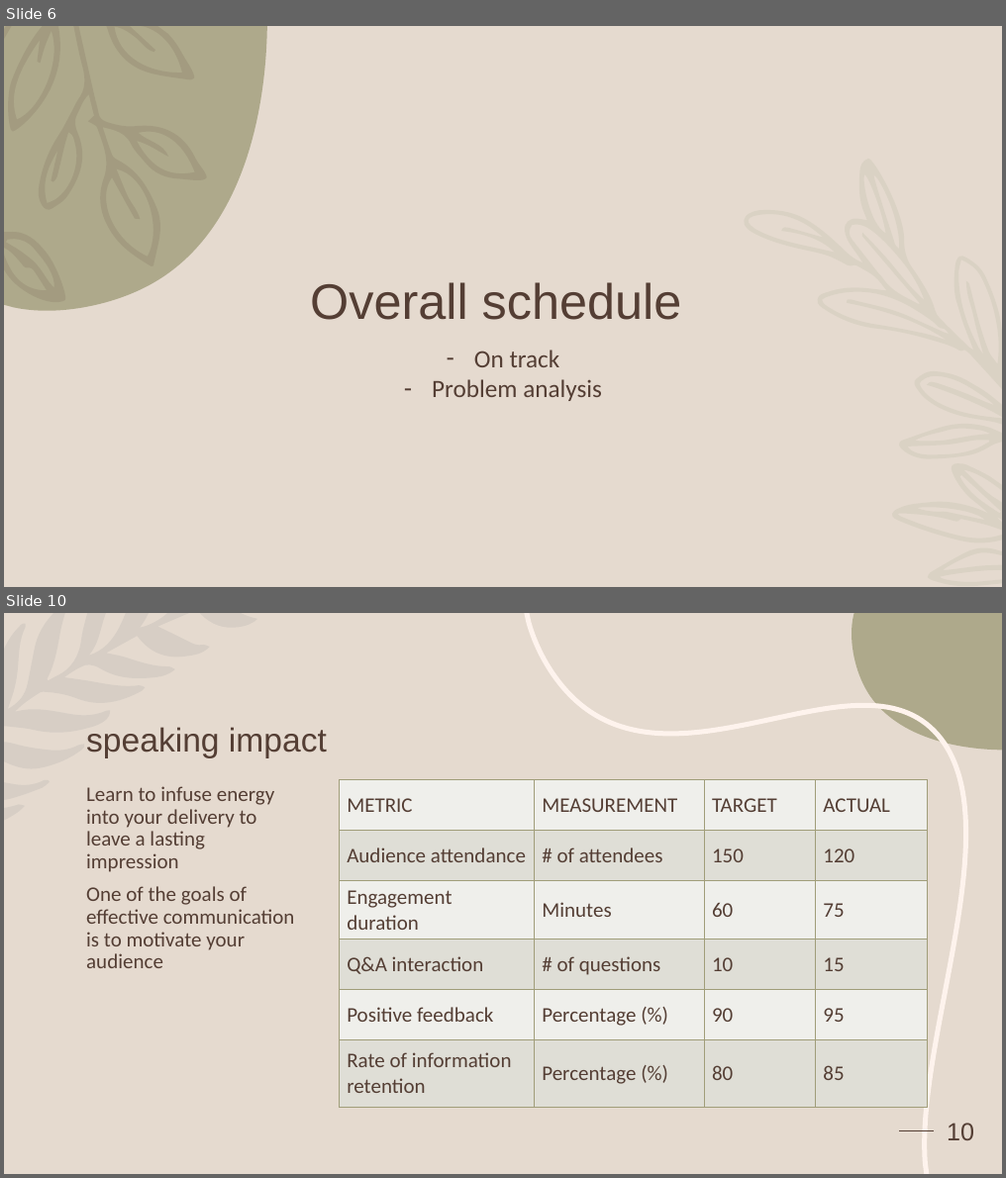
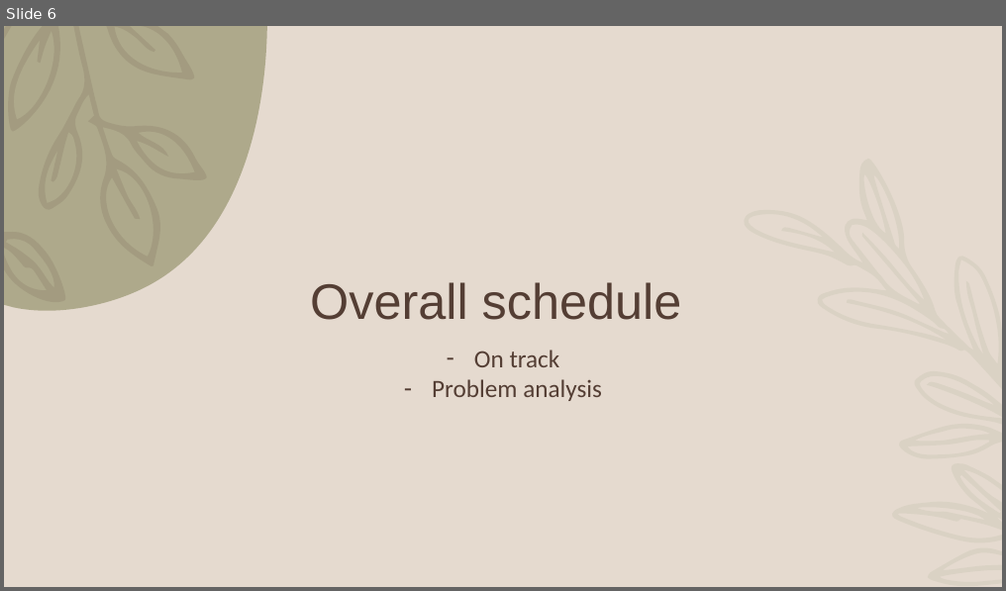
Before and after one commit to GraceWangui/bayesian-causal-analysis, a slide deck: Presentations/MSC DISSERTATION Presentations.pptx. Shown one above the other, each under a label of ours: slides 6 and 10 before the commit, slide 6 after it; the slides between them are not shown. The pictures are 1006x1178 and 1006x591 pixels, drawn with LibreOffice and Linux fonts; fonts in the diff are those of the drawing; background and template pictures are left out. Boxes give left, top, right and bottom in pixels: in the first picture for what was removed or moved away, otherwise in the second. Text is boxed around its words. In the diff, an @@ line names an element or a change of style, - is before the commit and + after.

```diff
--- a/Presentations/MSC DISSERTATION Presentations.pptx
+++ b/Presentations/MSC DISSERTATION Presentations.pptx
@@ slide 10 removed at [4, 613, 1002, 1174], background #E5DACF @@
@@ freeform shape removed at [4, 613, 257, 820] @@
@@ freeform shape removed at [527, 613, 966, 1174] @@
@@ freeform shape removed at [851, 613, 1002, 751] @@
@@ title removed at [86, 727, 327, 759] @@
-speaking impact
@@ text removed at [86, 786, 295, 968] @@
-Learn to infuse energy into your delivery to leave a lasting impression
-One of the goals of effective communication is to motivate your audience
@@ table removed at [340, 780, 928, 1100], 6 rows, 4 columns @@
-METRIC | MEASUREMENT | TARGET | ACTUAL
-Audience attendance | # of attendees | 150 | 120
-Engagement duration | Minutes | 60 | 75
-Q&A interaction | # of questions | 10 | 15
-Positive feedback | Percentage (%) | 90 | 95
-Rate of information retention | Percentage (%) | 80 | 85
@@ line removed from (899, 1131) to (934, 1131) @@
@@ page number removed at [946, 1123, 974, 1141] @@
-10
```
Also in this commit, not shown: 3 slides changed, 5 slides added, 4 other slides removed, 7 other files.
